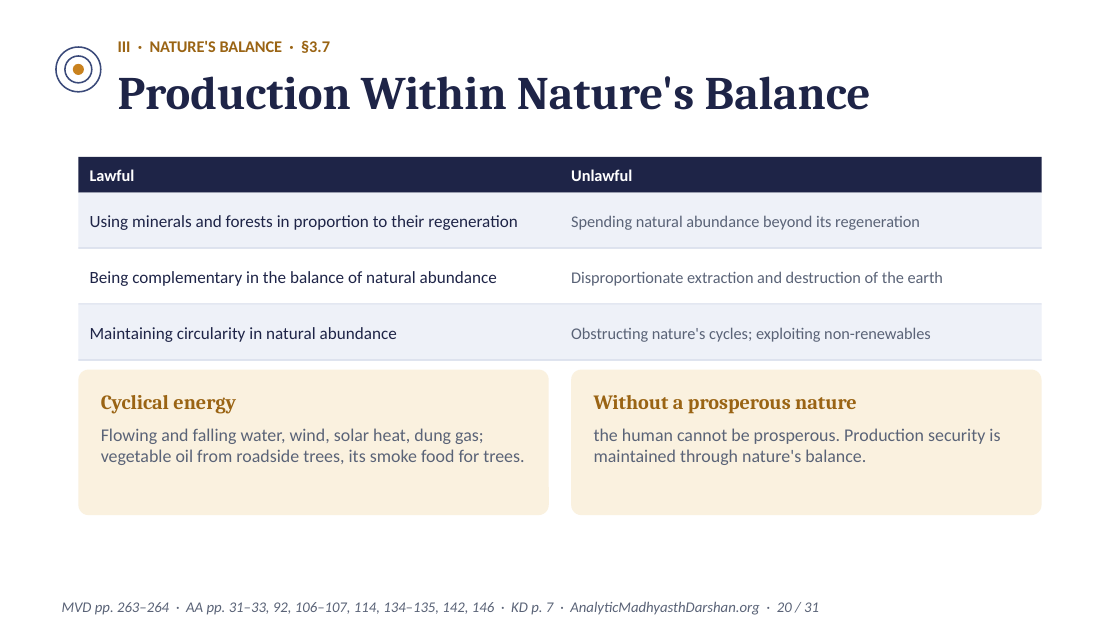
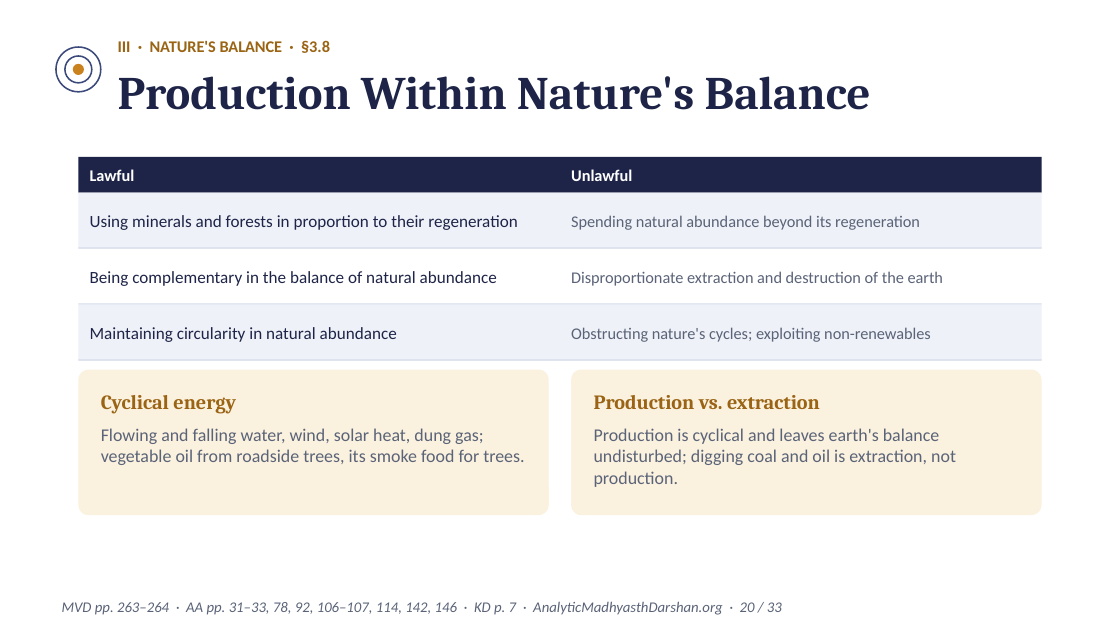
Before and after one commit to raghavamohan/AnalyticMadhyasthDarshan, a slide deck: slide 20 of Studies/Prosperity-Economics-And-Right-Use/Prosperity-Economics-And-Right-Use-Madhyasth-Darshan.pptx. Drawn at 1120x630 pixels with LibreOffice and Linux fonts; fonts in the diff are those of the drawing. Boxes give left, top, right and bottom in pixels: in the first picture for what was removed or moved away, otherwise in the second. Text is boxed around its words. In the diff, an @@ line names an element or a change of style, - is before the commit and + after.

```diff
--- a/Studies/Prosperity-Economics-And-Right-Use/Prosperity-Economics-And-Right-Use-Madhyasth-Darshan.pptx
+++ b/Studies/Prosperity-Economics-And-Right-Use/Prosperity-Economics-And-Right-Use-Madhyasth-Darshan.pptx
@@ text at box(118, 40, 330, 53): text changed @@
-III · NATURE'S BALANCE · §3.7
+III · NATURE'S BALANCE · §3.8
@@ text at box(594, 395, 820, 409): text changed @@
-Without a prosperous nature
+Production vs. extraction
@@ text at box(594, 428, 956, 487): text changed @@
-the human cannot be prosperous. Production security is maintained through nature's balance.
+Production is cyclical and leaves earth's balance undisturbed; digging coal and oil is extraction, not production.
@@ text at box(62, 601, 782, 615): text changed @@
-MVD pp. 263–264 · AA pp. 31–33, 92, 106–107, 114, 134–135, 142, 146 · KD p. 7 · AnalyticMadhyasthDarshan.org · 20 / 31
+MVD pp. 263–264 · AA pp. 31–33, 78, 92, 106–107, 114, 142, 146 · KD p. 7 · AnalyticMadhyasthDarshan.org · 20 / 33
```
Also in this commit, not shown: 30 other slides changed, 2 slides added, 16 other files.
